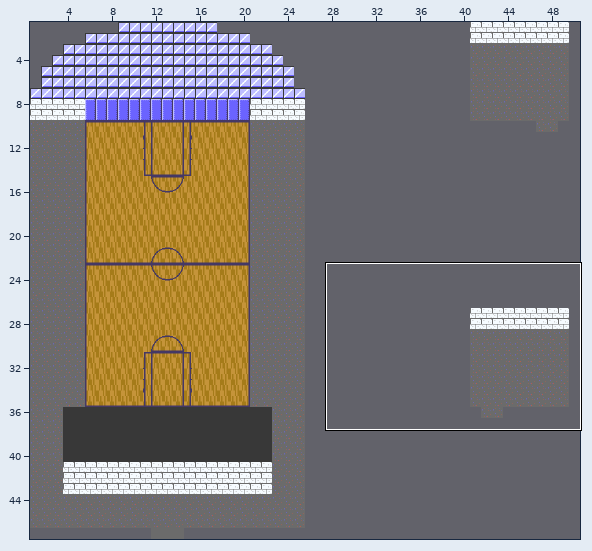
A Tiled map gets an edit: Assets/Graphics/Maps/Forest/HSGym.tmx. Above, an overview of the earlier version with the close-up marked.
Close-up. The starting point:
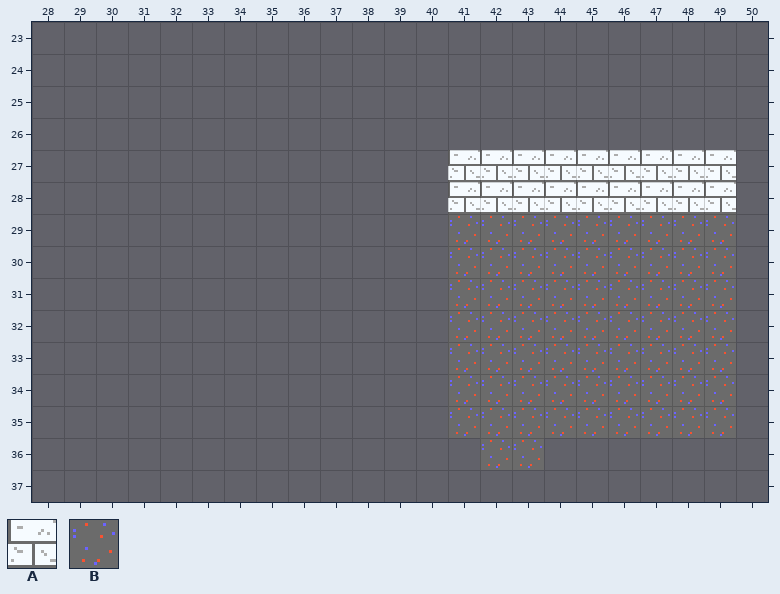
Cells are 16x16 px. Shown: x 28..50, y 23..37. The commit also changed other parts of the map, which this record leaves out. Tiles whose own drawing changed are shown in their newer look in all pictures.
Key: from "Gym": A 40, B 41.
_ is an empty cell.
Layers that did not change in this view are not listed.
Layer "Background" before, first column x 28:
23 _______________________
24 _______________________
25 _______________________
26 _______________________
27 _____________AAAAAAAAA_
28 _____________AAAAAAAAA_
29 _____________BBBBBBBBB_
30 _____________BBBBBBBBB_
31 _____________BBBBBBBBB_
32 _____________BBBBBBBBB_
33 _____________BBBBBBBBB_
34 _____________BBBBBBBBB_
35 _____________BBBBBBBBB_
36 ______________BB_______
37 _______________________
Now the later version:
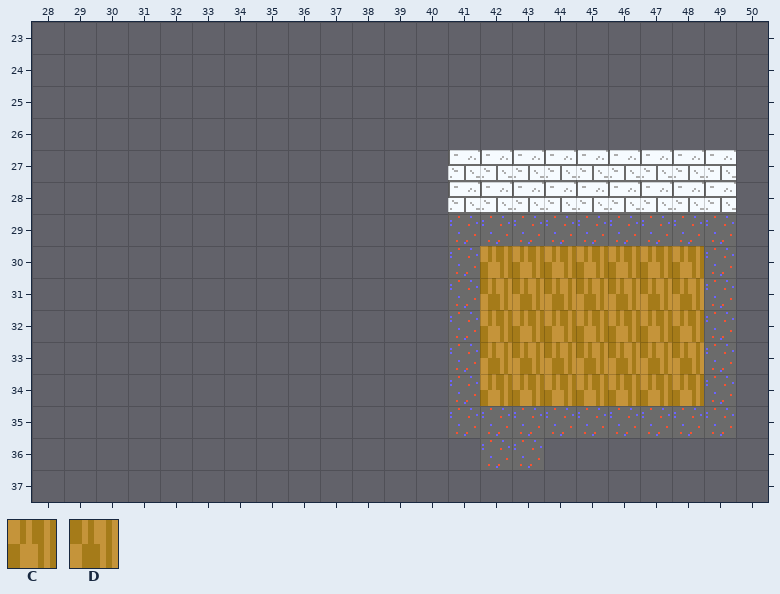
Further tiles: from "Gym": C 0, D 7.
The exact change:
Changed rows in their new state; . is an unchanged cell.
Layer "Background":
first column x 42:
30 CCCCCCC
31 DDDDDDD
32 CCCCCCC
33 DDDDDDD
34 CCCCCCC
